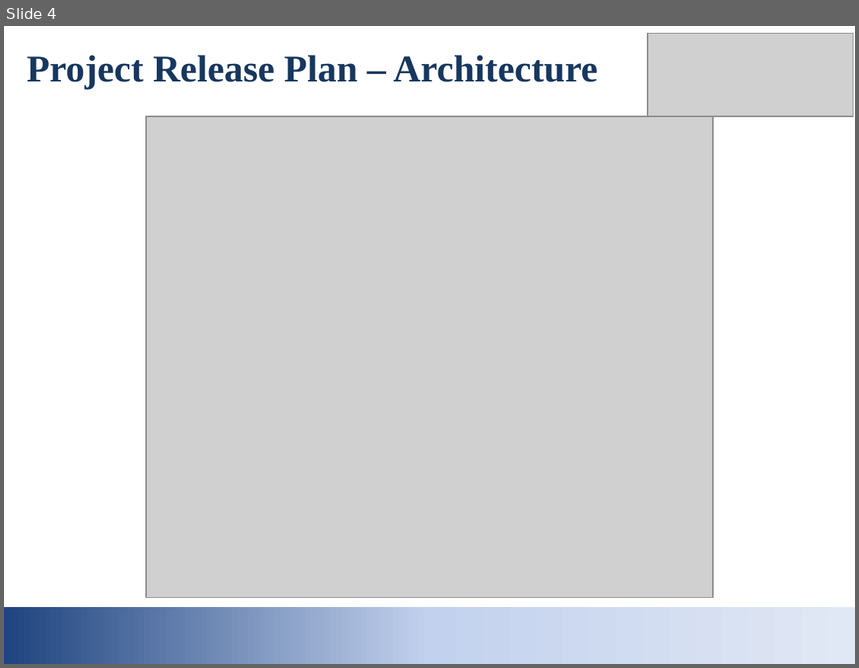
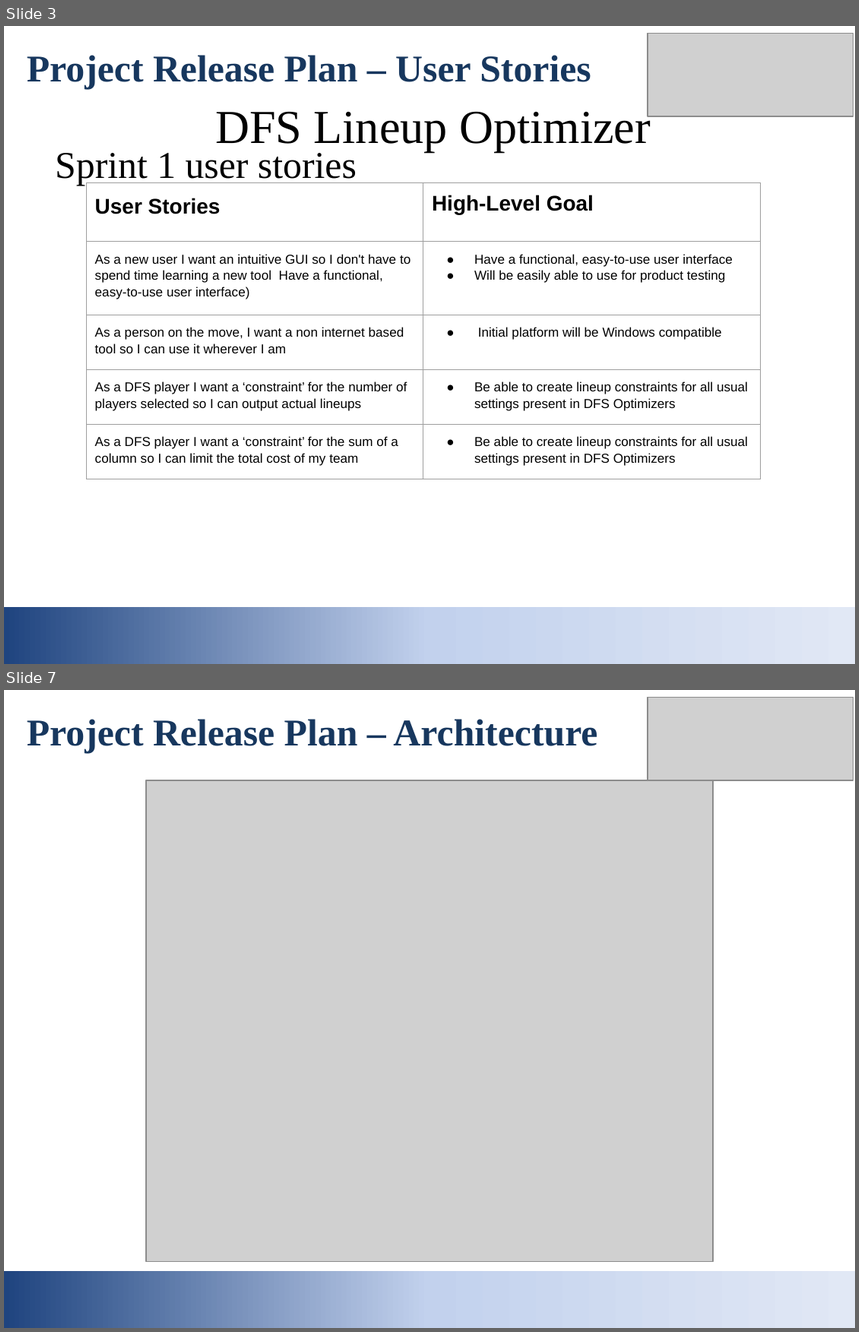
Before and after one commit to gautam0826/DFS-Optimizer, a slide deck: Project Release Plan.pptx. Shown one above the other, each under a label of ours: slide 4 before the commit, slides 3 and 7 after it; the slides between them are not shown. The pictures are 859x668 and 859x1332 pixels, drawn with LibreOffice and Linux fonts; fonts in the diff are those of the drawing; grey boxes stand for pictures. Boxes give left, top, right and bottom in pixels: in the first picture for what was removed or moved away, otherwise in the second. Text is boxed around its words. In the diff, an @@ line names an element or a change of style, - is before the commit and + after.

```diff
--- a/Project Release Plan.pptx
+++ b/Project Release Plan.pptx
@@ slide 3 added at bbox=[4, 26, 855, 664], background #FFFFFF @@
@@ picture added at bbox=[648, 33, 854, 116] @@
@@ text added at bbox=[27, 55, 591, 89], 32 pt, text #17375E, bold @@
+Project Release Plan – User Stories
@@ title added at bbox=[215, 107, 651, 153], 40 pt, text #000000 @@
+DFS Lineup Optimizer
@@ text added at bbox=[55, 153, 357, 186], 32 pt, text #000000 @@
+Sprint 1 user stories
@@ table added at bbox=[87, 183, 761, 469], 5 rows, 2 columns @@
+User Stories | High-Level Goal
+As a new user I want an intuitive GUI so I don't have to spend time learning a new tool Have a functional, easy-to-use user interface) | Have a functional, easy-to-use user interface / Will be easily able to use for product testing
+As a person on the move, I want a non internet based tool so I can use it wherever I am | Initial platform will be Windows compatible
+As a DFS player I want a ‘constraint’ for the number of players selected so I can output actual lineups | Be able to create lineup constraints for all usual settings present in DFS Optimizers
+As a DFS player I want a ‘constraint’ for the sum of a column so I can limit the total cost of my team | Be able to create lineup constraints for all usual settings present in DFS Optimizers
@@ rectangle added at bbox=[4, 607, 855, 664], fill gradient #1F447F to #C2D1ED to #E1E8F5 @@
@@ what was slide 4 is now slide 7 @@
```
Also in this commit, not shown: 5 slides changed, 2 other slides added, 1 other file.
